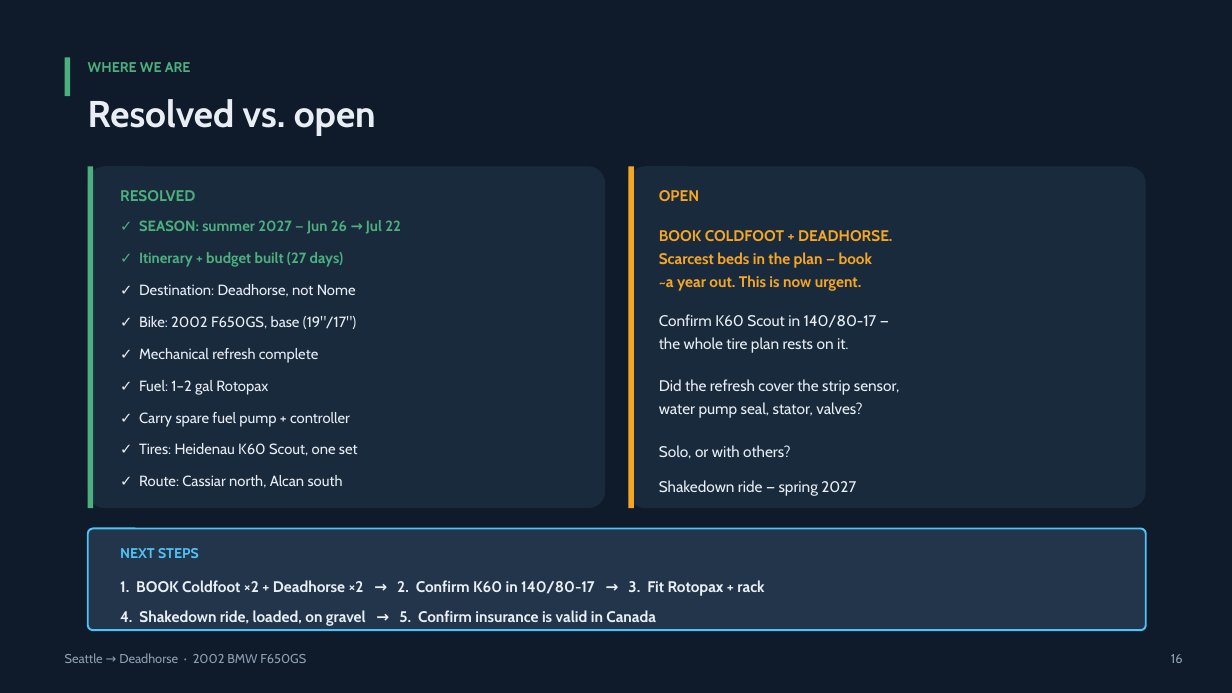
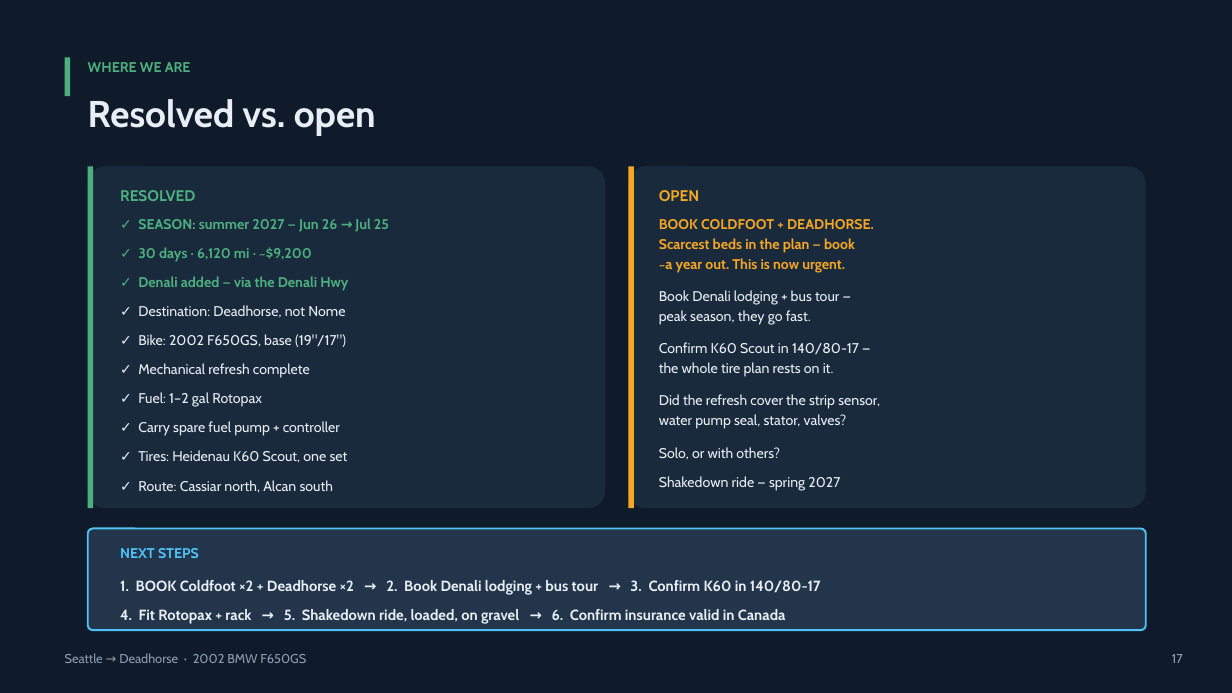
Before and after one commit to jrb985/alaska-trip, a slide deck: slide 17 of docs/Seattle_to_Deadhorse_Trip_Plan.pptx (slide 16 before the commit). Drawn at 1232x693 pixels with LibreOffice and Linux fonts; fonts in the diff are those of the drawing. Boxes give left, top, right and bottom in pixels: in the first picture for what was removed or moved away, otherwise in the second. Text is boxed around its words. In the diff, an @@ line names an element or a change of style, - is before the commit and + after.

Commit message:
Add Denali side trip via the Denali Highway: 30 days, 6,120 mi, ~$9,200

```diff
--- a/docs/Seattle_to_Deadhorse_Trip_Plan.pptx
+++ b/docs/Seattle_to_Deadhorse_Trip_Plan.pptx
@@ text at [138, 218, 389, 232]: text changed; size 11.5 to 11 pt @@
-✓ SEASON: summer 2027 — Jun 26 → Jul 22
+✓ SEASON: summer 2027 — Jun 26 → Jul 25
@@ text "BOOK COLDFOOT + DEADHORSE.": place and size @@
-text "BOOK COLDFOOT + DEADHORSE." at [659, 230, 892, 291]
+text "BOOK COLDFOOT + DEADHORSE." at [659, 219, 874, 273]
@@ text added at [138, 247, 311, 262], 11 pt, text #4CAF7D, bold @@
+✓ 30 days · 6,120 mi · ~$9,200
@@ text removed at [139, 252, 343, 267] @@
-✓ Itinerary + budget built (27 days)
@@ text added at [138, 276, 348, 291], 11 pt, text #4CAF7D, bold @@
+✓ Denali added — via the Denali Hwy
@@ text added at [659, 290, 839, 325], 11 pt, text #E8EEF4 @@
+Book Denali lodging + bus tour —
+peak season, they go fast.
@@ size 11.5 to 11 pt in 7 elements at [138, 480, 333, 492], [138, 450, 348, 462], [138, 421, 340, 436], [138, 392, 262, 407], [138, 363, 310, 378], [138, 334, 346, 347], [138, 305, 345, 318] @@
@@ text "✓ Bike: 2002 F650GS, base ...": place and size @@
-text "✓ Bike: 2002 F650GS, base ..." at [139, 316, 356, 329]
+text "✓ Bike: 2002 F650GS, base ..." at [138, 334, 346, 347]
@@ text "✓ Destination: Deadhorse, not Nome": place and size @@
-text "✓ Destination: Deadhorse, not Nome" at [139, 284, 356, 297]
+text "✓ Destination: Deadhorse, not Nome" at [138, 305, 345, 318]
@@ text "✓ Mechanical refresh complete": place and size @@
-text "✓ Mechanical refresh complete" at [139, 348, 318, 363]
+text "✓ Mechanical refresh complete" at [138, 363, 310, 378]
@@ size 12 to 11 pt; line spacing 1.25 to 1.18 in 3 elements at [659, 394, 880, 429], [659, 219, 874, 273], [659, 342, 859, 377] @@
@@ text "Confirm K60 Scout in 140/80-17 ...": place and size @@
-text "Confirm K60 Scout in 140/80-17 ..." at [659, 314, 877, 353]
+text "Confirm K60 Scout in 140/80-17 ..." at [659, 342, 859, 377]
@@ text "✓ Fuel: 1–2 gal Rotopax": place and size @@
-text "✓ Fuel: 1–2 gal Rotopax" at [139, 380, 268, 395]
+text "✓ Fuel: 1–2 gal Rotopax" at [138, 392, 262, 407]
@@ text "Did the refresh cover the ...": place and size @@
-text "Did the refresh cover the ..." at [659, 379, 899, 418]
+text "Did the refresh cover the ..." at [659, 394, 880, 429]
@@ text "✓ Carry spare fuel pump ...": place and size @@
-text "✓ Carry spare fuel pump ..." at [139, 412, 350, 427]
+text "✓ Carry spare fuel pump ..." at [138, 421, 340, 436]
@@ text "✓ Tires: Heidenau K60 Scout, ...": place and size @@
-text "✓ Tires: Heidenau K60 Scout, ..." at [139, 443, 358, 456]
+text "✓ Tires: Heidenau K60 Scout, ..." at [138, 450, 348, 462]
@@ text "Solo, or with others?" at [659, 447, 780, 459]: size 12 to 11 pt @@
@@ text "Shakedown ride — spring 2027" at [659, 476, 840, 491]: size 12 to 11 pt @@
@@ text at [120, 580, 821, 624]: text changed; size 12 to 11.5 pt @@
-1. BOOK Coldfoot ×2 + Deadhorse ×2 → 2. Confirm K60 in 140/80-17 → 3. Fit Rotopax + rack
-4. Shakedown ride, loaded, on gravel → 5. Confirm insurance is valid in Canada
+1. BOOK Coldfoot ×2 + Deadhorse ×2 → 2. Book Denali lodging + bus tour → 3. Confirm K60 in 140/80-17
+4. Fit Rotopax + rack → 5. Shakedown ride, loaded, on gravel → 6. Confirm insurance valid in Canada
@@ text at [1172, 654, 1183, 663]: text changed @@
-16
+17
```
Also in this commit, not shown: 4 other slides changed, 1 slide added, 1 other file.
